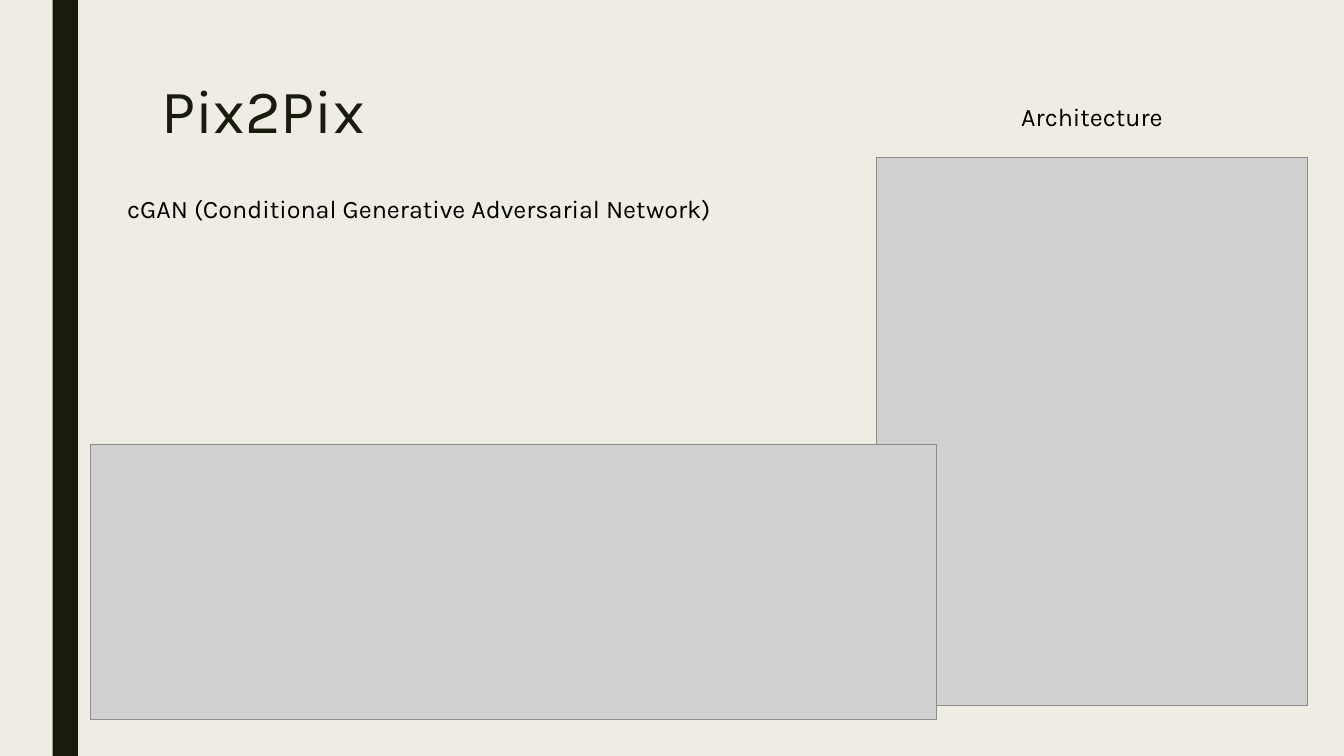
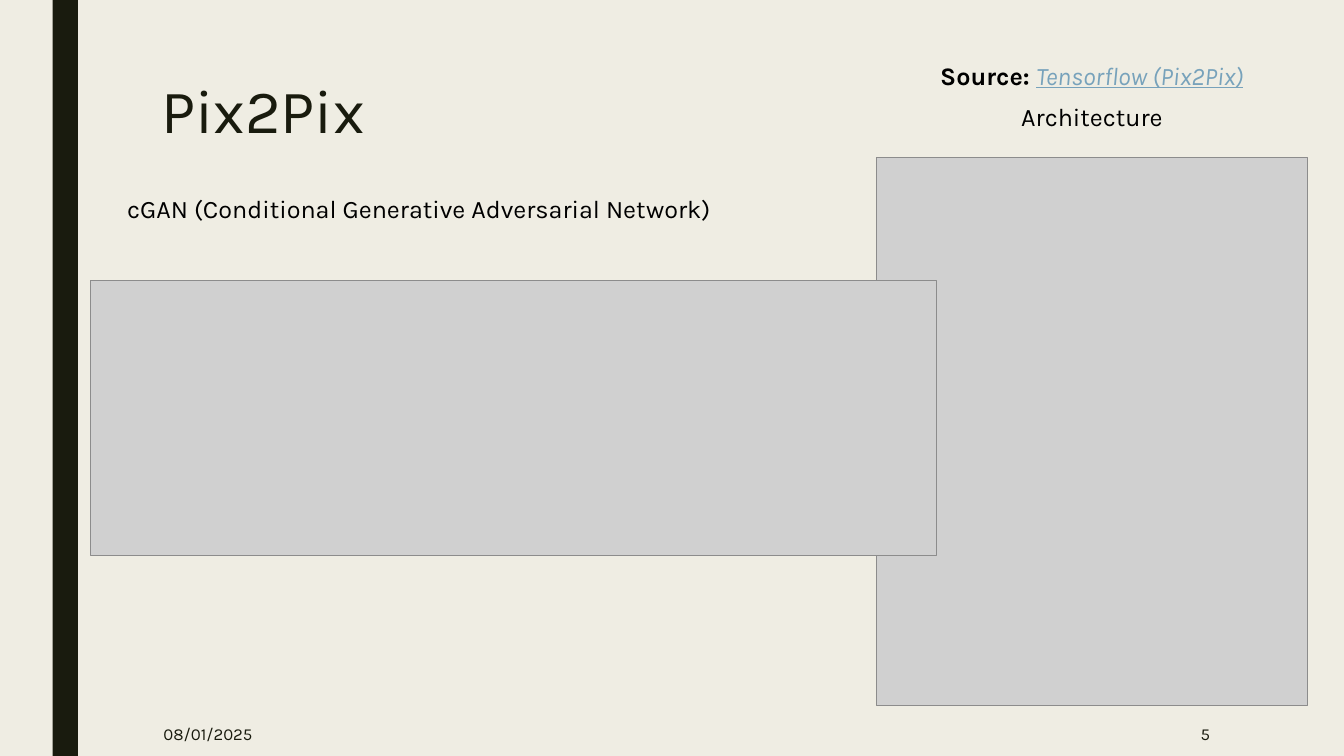
Before and after one commit to MathieuSuchet/5ANIM, a slide deck: slide 5 of 5ANIM – Animations numériques.pptx. Drawn at 1344x756 pixels with LibreOffice and Linux fonts; fonts in the diff are those of the drawing; grey boxes stand for pictures. Boxes give left, top, right and bottom in pixels: in the first picture for what was removed or moved away, otherwise in the second. Text is boxed around its words. In the diff, an @@ line names an element or a change of style, - is before the commit and + after.

```diff
--- a/5ANIM – Animations numériques.pptx
+++ b/5ANIM – Animations numériques.pptx
@@ text added at box(940, 67, 1243, 88), 18 pt, text #77A2BB, italic, underline @@
+Source: Tensorflow (Pix2Pix)
@@ picture: place and size @@
-picture at box(91, 445, 938, 720)
+picture at box(91, 280, 938, 556)
@@ text added at box(163, 727, 252, 741), 12 pt, text #191B0E @@
+08/01/2025
@@ page number added at box(1201, 729, 1210, 740), 12 pt, text #191B0E @@
+5
```
Also in this commit, not shown: 7 other slides changed, 5 other files.
